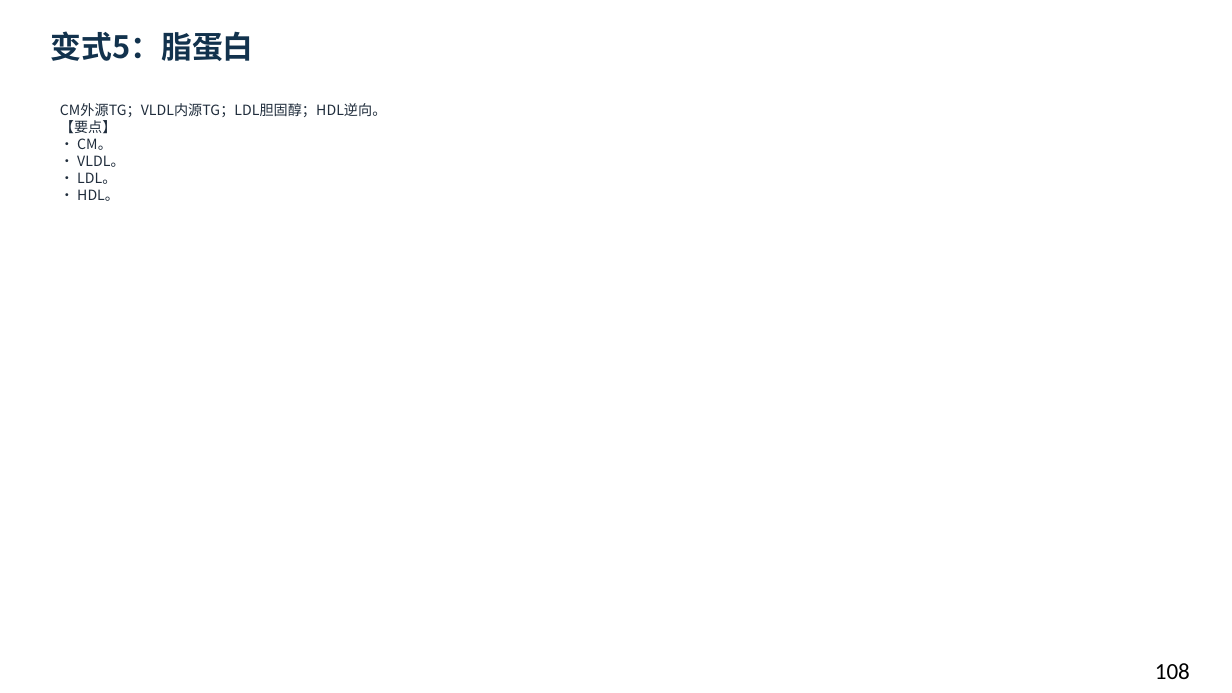
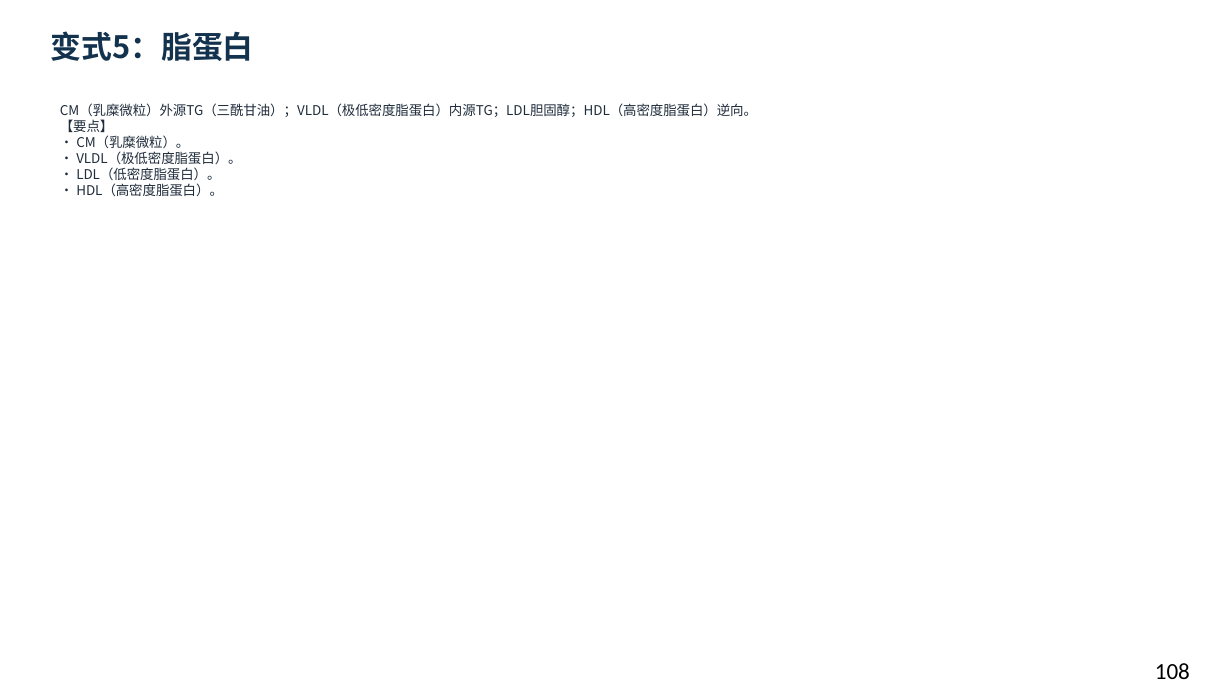
Before and after one commit to newkan-li/Biochemistry, a slide deck: slide 108 of downloads/bc10-ai-style.pptx. Drawn at 1232x693 pixels with LibreOffice and Linux fonts; fonts in the diff are those of the drawing. Boxes give left, top, right and bottom in pixels: in the first picture for what was removed or moved away, otherwise in the second. Text is boxed around its words. In the diff, an @@ line names an element or a change of style, - is before the commit and + after.

```diff
--- a/downloads/bc10-ai-style.pptx
+++ b/downloads/bc10-ai-style.pptx
@@ text at bbox=[60, 103, 757, 196]: text changed; size 11 to 10.5 pt @@
-CM外源TG；VLDL内源TG；LDL胆固醇；HDL逆向。
-【要点】
-• CM。
-• VLDL。
-• LDL。
-• HDL。
+CM（乳糜微粒）外源TG（三酰甘油）；VLDL（极低密度脂蛋白）内源TG；LDL胆固醇；HDL（高密度脂蛋白）逆向。
+【要点】
+• CM（乳糜微粒）。
+• VLDL（极低密度脂蛋白）。
+• LDL（低密度脂蛋白）。
+• HDL（高密度脂蛋白）。
```
Also in this commit, not shown: 122 other slides changed, 2 other files.
